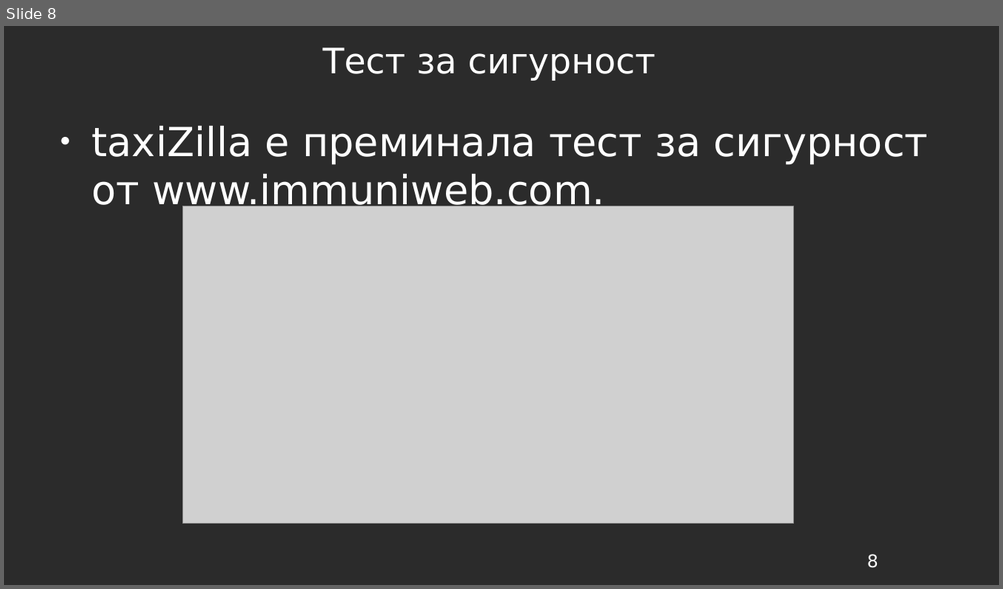
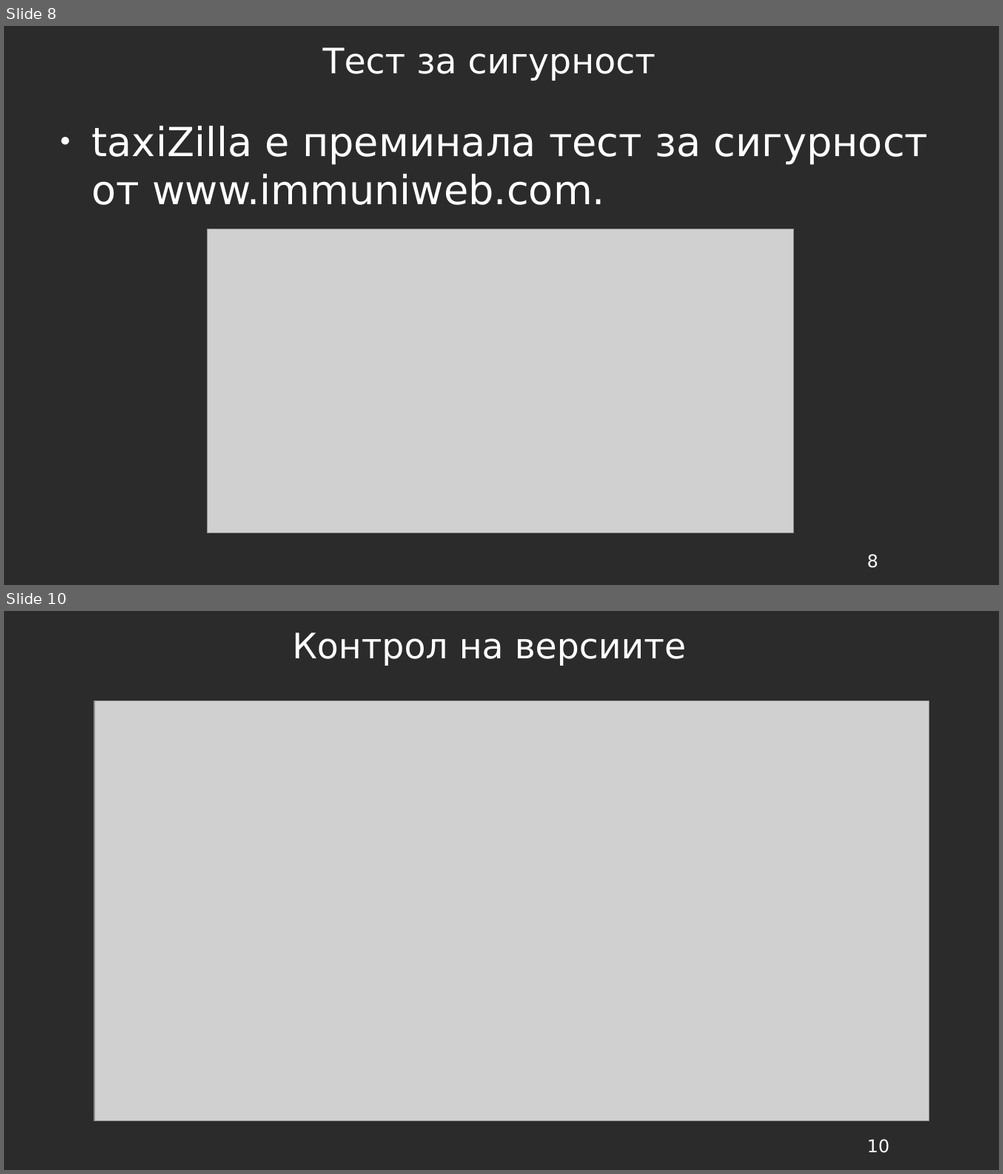
Before and after one commit to delyan-boychev/taxiZilla, a slide deck: documents/taxiZilla-Presentation.odp. Shown one above the other, each under a label of ours: slide 8 before the commit, slides 8 and 10 after it; the slides between them are not shown. The pictures are 1003x589 and 1003x1174 pixels, drawn with LibreOffice and Linux fonts; fonts in the diff are those of the drawing; grey boxes stand for pictures; background and template pictures are left out; a plain dark background stands for a picture behind light text. Boxes give left, top, right and bottom in pixels: in the first picture for what was removed or moved away, otherwise in the second. Text is boxed around its words. In the diff, an @@ line names an element or a change of style, - is before the commit and + after.

```diff
--- a/documents/taxiZilla-Presentation.odp
+++ b/documents/taxiZilla-Presentation.odp
@@ slide 10 added at bbox=[4, 611, 999, 1170], background picture (left out); not listed: 1 template element that a slide beside it also shows @@
@@ title added at bbox=[292, 632, 686, 666], 28 pt, text #FFFFFF @@
+Контрол на версиите
@@ picture added at bbox=[94, 701, 929, 1121] @@
@@ slide 8 changed as well @@
@@ picture: place and size @@
-picture at bbox=[182, 207, 794, 524]
+picture at bbox=[207, 229, 794, 534]
```
Also in this commit, not shown: 3 other slides changed, 3 other slides added, 2 slides removed, 3 other files.
